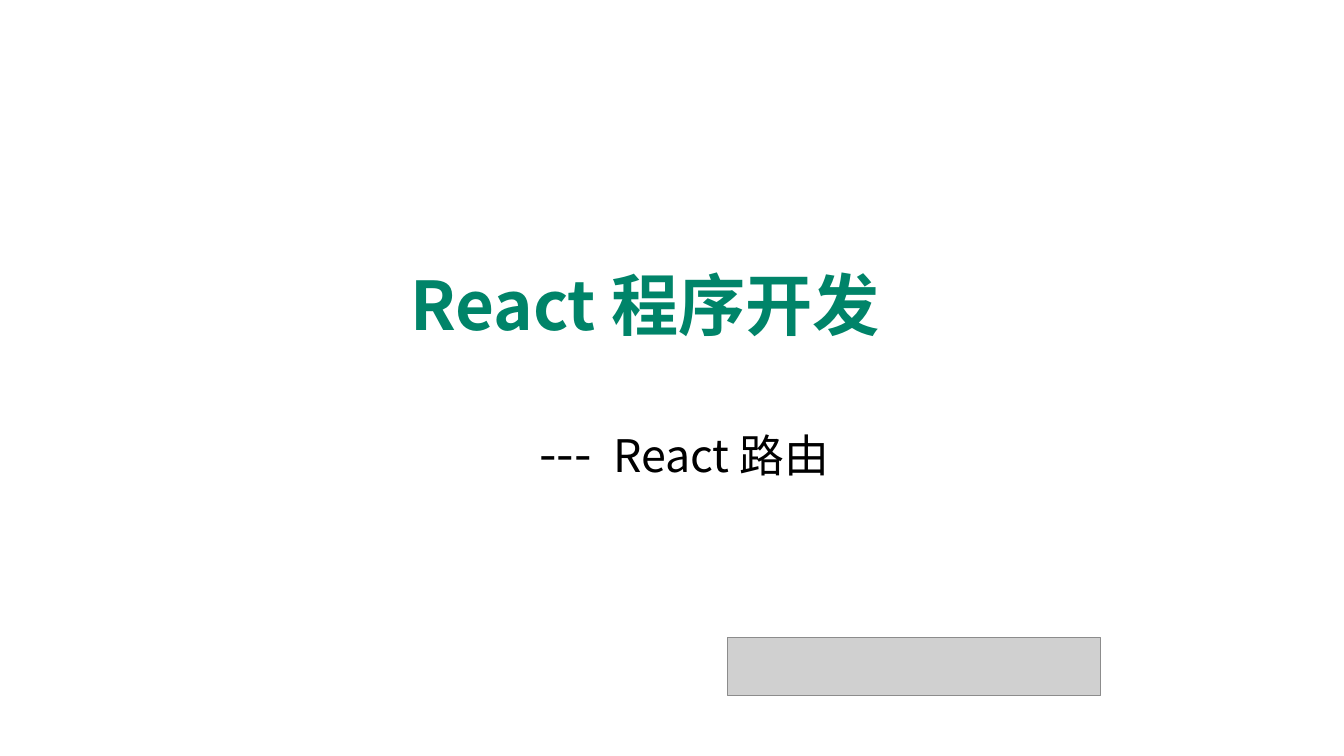
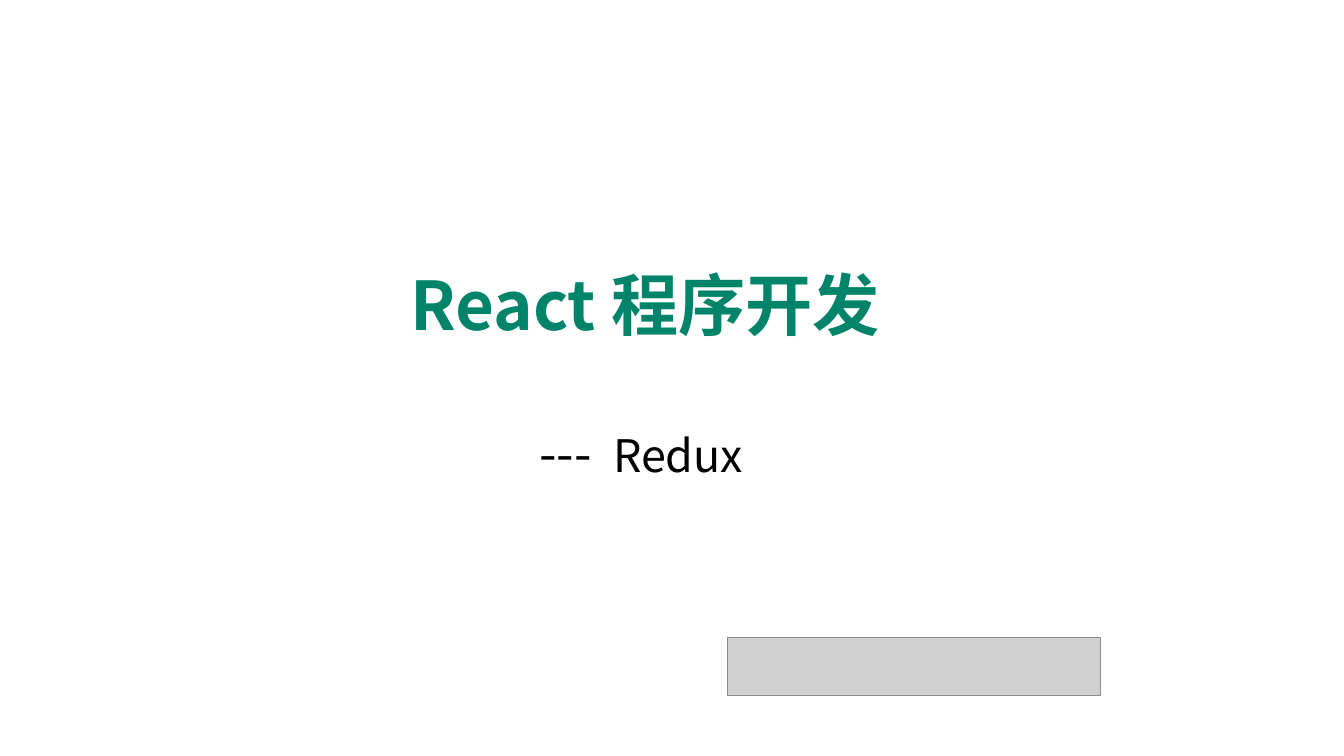
Before and after one commit to HL1115/react, a slide deck: slide 1 of redux/ppt/3-1 Redux.pptx. Drawn at 1344x756 pixels with LibreOffice and Linux fonts; fonts in the diff are those of the drawing; grey boxes stand for pictures; background and template pictures are left out. Boxes give left, top, right and bottom in pixels: in the first picture for what was removed or moved away, otherwise in the second. Text is boxed around its words. In the diff, an @@ line names an element or a change of style, - is before the commit and + after.

Commit message:
add redux

```diff
--- a/redux/ppt/3-1 Redux.pptx
+++ b/redux/ppt/3-1 Redux.pptx
@@ text at [613, 436, 743, 473]: text changed @@
---- React 路由
+--- Redux
```
Also in this commit, not shown: 2 other slides changed, 14 slides added, 10 slides removed, 7 other files.
